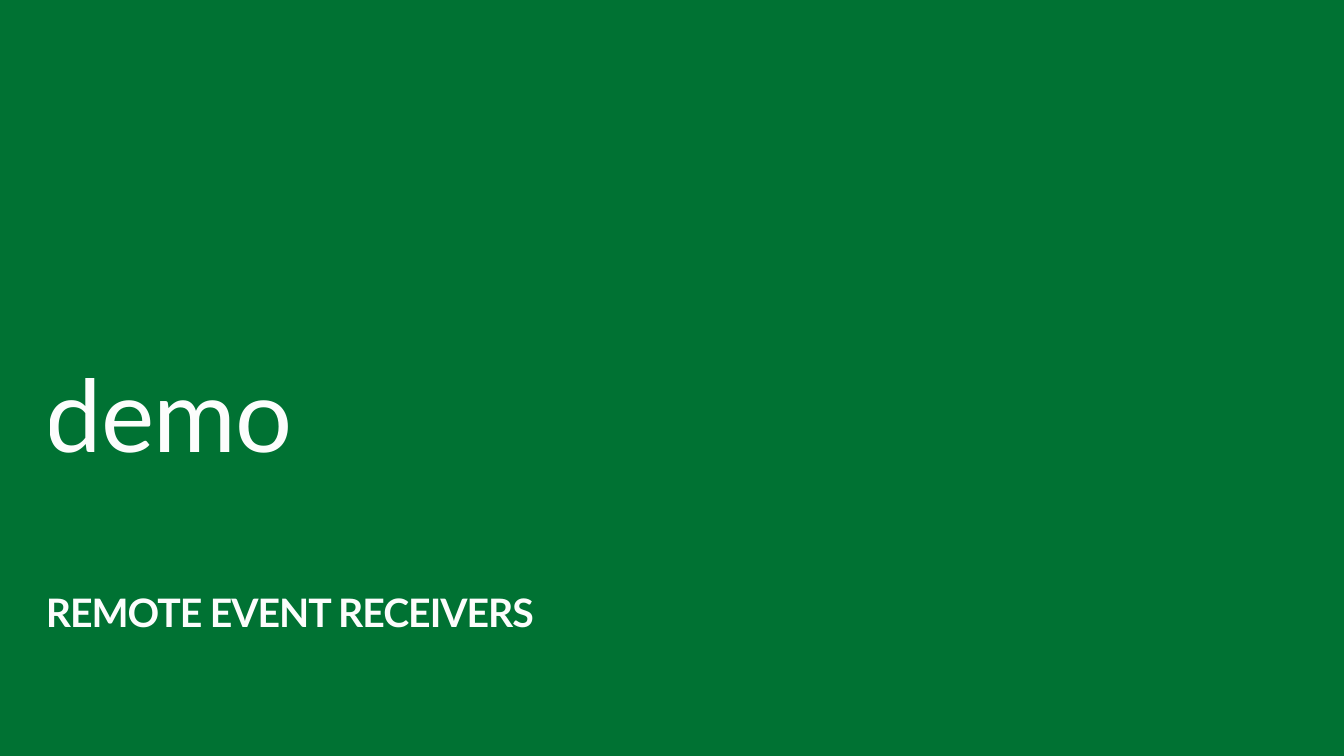
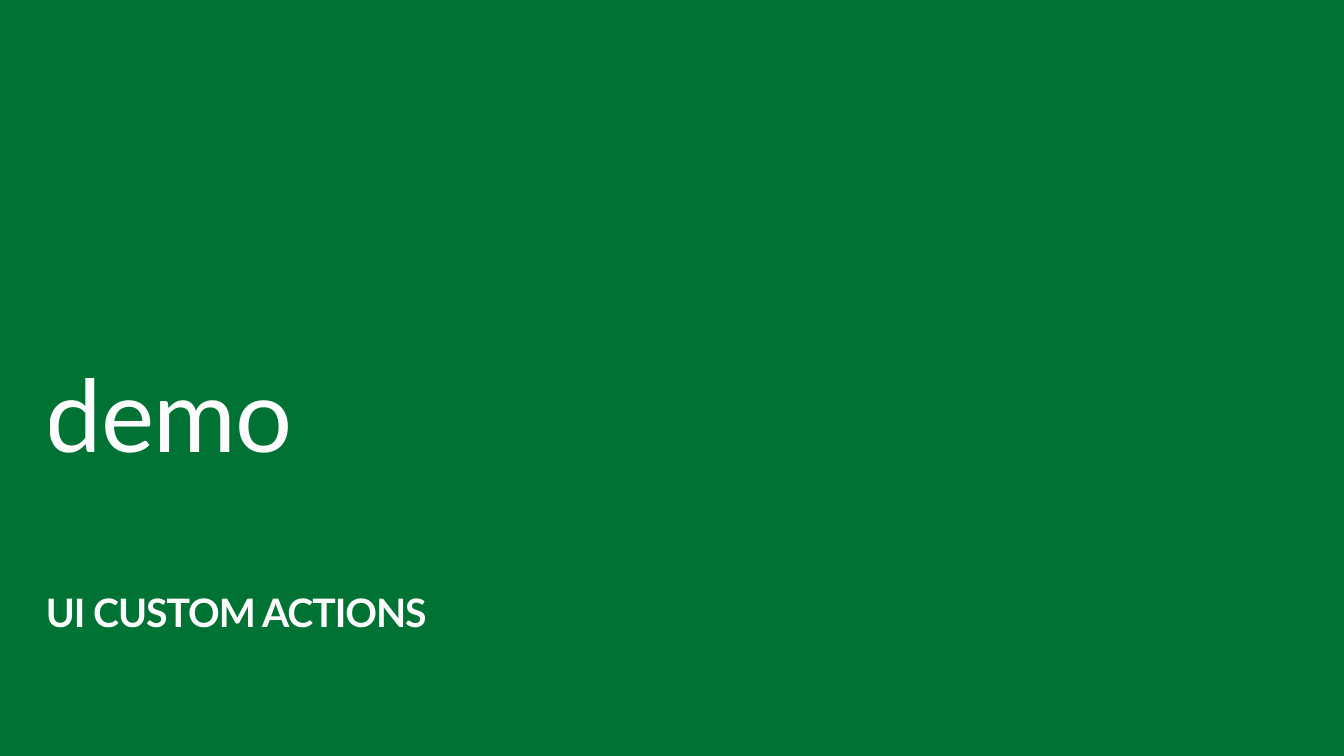
Before and after one commit to OfficeDev/TrainingContent, a slide deck: slide 35 of O3652-5 Deep Dive into SharePoint Hosted Apps/O3652-5 Deep Dive into SharePoint Hosted Apps.pptx (slide 36 before the commit). Drawn at 1344x756 pixels with LibreOffice and Linux fonts; fonts in the diff are those of the drawing. Boxes give left, top, right and bottom in pixels: in the first picture for what was removed or moved away, otherwise in the second. Text is boxed around its words. In the diff, an @@ line names an element or a change of style, - is before the commit and + after.

```diff
--- a/O3652-5 Deep Dive into SharePoint Hosted Apps/O3652-5 Deep Dive into SharePoint Hosted Apps.pptx
+++ b/O3652-5 Deep Dive into SharePoint Hosted Apps/O3652-5 Deep Dive into SharePoint Hosted Apps.pptx
@@ subtitle at (46, 598, 427, 628): text changed @@
-REMOTE EVENT RECEIVERS
+UI CUSTOM ACTIONS
```
Also in this commit, not shown: 7 other slides changed, 13 slides added, 14 slides removed.
